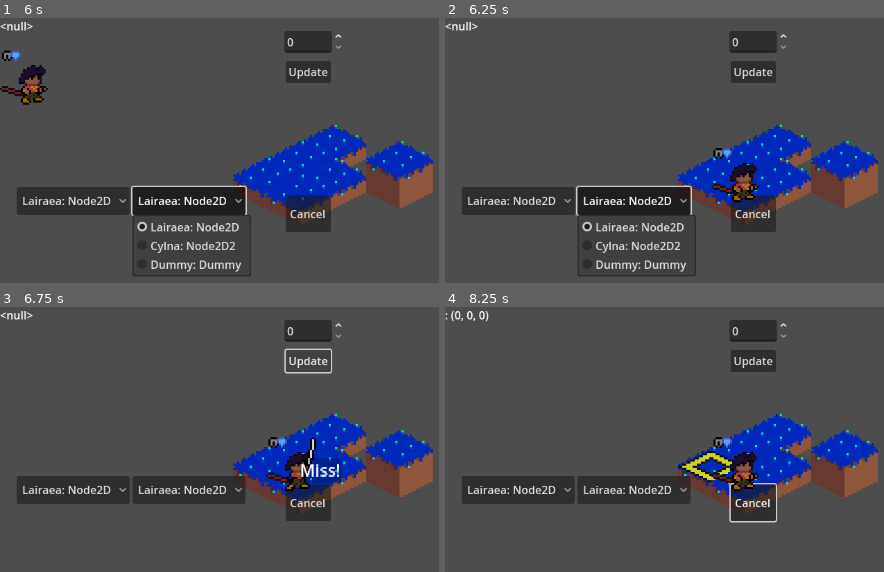
Above: before the commit, frames 1-4 (two rows, left to right).
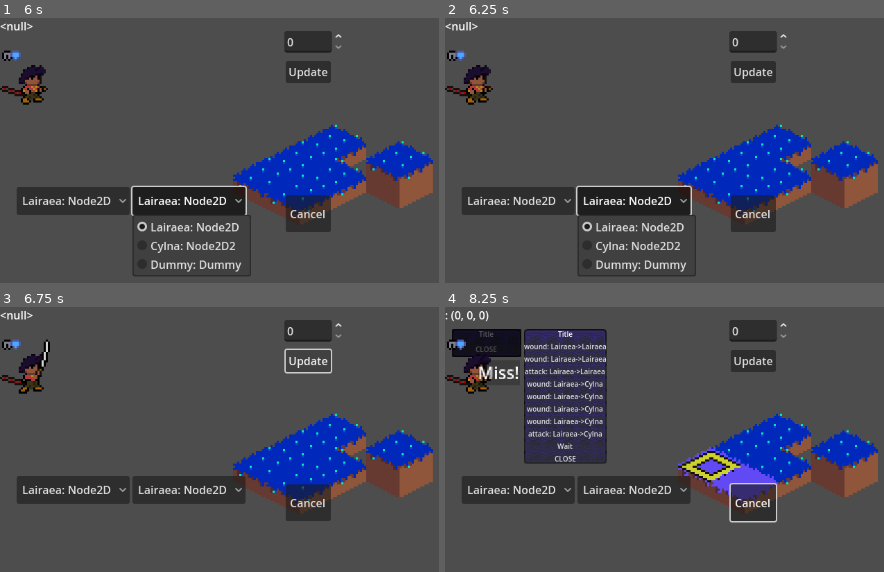
Above: after the commit, the same moments.

Repository: Puffe14/godot-breaker-srpg
Game: Godot game, scene res://main_menu.tscn
The game is run twice, just before and just after one commit, with the same random seed, the same clock (stepped at 60 frames per second) and the same inputs. The project has no main scene, so this scene is started directly.
Inputs (mouse positions are in pixels of both pictures, inside the frame that each line leads up to):
- Up to frame 1 (6 s): click "Lairaea: Node2D" at 0.5 s; click "Lairaea: Node2D" at 1.25 s; click "Update" at 2 s; click "Lairaea: Node2D" at 2.75 s; click "Lairaea: Node2D" at 3.5 s; click "Update" at 4.25 s; click "Lairaea: Node2D" at 5 s; click "Lairaea: Node2D" at 5.75 s
- Up to frame 2 (6.25 s): no input
- Up to frame 3 (6.75 s): click "Update" at 6.5 s
- Up to frame 4 (8.25 s): click "Cancel" at 7.25 s; move the mouse to (712, 466) at 8.02 s; click (712, 466) at 8.1 s

Frame 1 is identical in both runs. In frame 2, 1.9% of the frame differs, in the area x 0-72%, y 12-70%; in frame 3, 2.7%; in frame 4, 14%, in the area x 0-76%, y 8-74%.

Commit message:
Added Status armor and wound icon with placeholder system

Diff:
--- a/nodes/unit_node.tscn
+++ b/nodes/unit_node.tscn
@@ -8,10 +8,11 @@
 
 [sub_resource type="ShaderMaterial" id="ShaderMaterial_ax037"]
 
-[node name="Node2D" type="Node2D" groups=["unit"]]
+[node name="Node2D" type="Node2D" node_paths=PackedStringArray("icon_control") groups=["unit"]]
 scale = Vector2(3, 3)
 script = ExtResource("1_xinmc")
 shader = ExtResource("3_c38aa")
+icon_control = NodePath("Control")
 
 [node name="Sprite2D" type="Sprite2D" parent="."]
 texture = ExtResource("2_gax0m")
@@ -29,6 +30,7 @@
 offset_bottom = 35.666668
 script = ExtResource("3_6kcvq")
 vbox = NodePath("VBoxContainer")
+icon_rect = ExtResource("4_76tq2")
 
 [node name="VBoxContainer" type="VBoxContainer" parent="Control"]
 layout_mode = 0
--- a/resources/data/test_bow_inventory.tres
+++ b/resources/data/test_bow_inventory.tres
@@ -1,10 +1,11 @@
-[gd_resource type="Resource" script_class="Inventory" load_steps=3 format=3 uid="uid://jiw277b2evxe"]
+[gd_resource type="Resource" script_class="Inventory" load_steps=4 format=3 uid="uid://jiw277b2evxe"]
 
 [ext_resource type="Script" uid="uid://yejumcuhegph" path="res://scripts/components/items/inventory.gd" id="1_qwqpe"]
 [ext_resource type="Resource" uid="uid://cpc8l1qp52mc8" path="res://resources/data/items/test_bow.tres" id="2_qwqpe"]
+[ext_resource type="Resource" uid="uid://cakksqejd8d0q" path="res://resources/data/items/moon_helmet.tres" id="3_das56"]
 
 [resource]
 script = ExtResource("1_qwqpe")
-slots = [ExtResource("2_qwqpe"), null, null, null, null, null]
+slots = [ExtResource("2_qwqpe"), ExtResource("3_das56"), null, null, null, null]
 dontReset = true
 metadata/_custom_type_script = "uid://yejumcuhegph"
--- a/resources/data/units/test_unit_l.tres
+++ b/resources/data/units/test_unit_l.tres
@@ -1,9 +1,10 @@
-[gd_resource type="Resource" script_class="Units" load_steps=7 format=3 uid="uid://dbvi4m2ryv53"]
+[gd_resource type="Resource" script_class="Units" load_steps=8 format=3 uid="uid://dbvi4m2ryv53"]
 
 [ext_resource type="Resource" uid="uid://500bfosw668j" path="res://resources/data/characters/lairaea.tres" id="1_cjopm"]
 [ext_resource type="Script" uid="uid://0slpdtksthq2" path="res://scripts/components/units/units.gd" id="1_r305e"]
 [ext_resource type="Resource" uid="uid://jiw277b2evxe" path="res://resources/data/test_bow_inventory.tres" id="2_cjopm"]
 [ext_resource type="Script" uid="uid://cnirhagor250e" path="res://scripts/components/units/stats.gd" id="3_oacx2"]
+[ext_resource type="Script" uid="uid://dgsr38mbf7wnu" path="res://scripts/components/units/status.gd" id="5_uoguj"]
 
 [sub_resource type="Resource" id="Resource_7kfx0"]
 script = ExtResource("3_oacx2")
@@ -17,6 +18,7 @@
 script = ExtResource("1_r305e")
 character = ExtResource("1_cjopm")
 inventory = ExtResource("2_cjopm")
+wounds = Array[int]([3])
 temporaryStats = SubResource("Resource_mwni4")
 nearbyBonuses = SubResource("Resource_7kfx0")
 team = 1
--- a/scripts/components/units/units.gd
+++ b/scripts/components/units/units.gd
@@ -7,8 +7,8 @@
 
 @export var leader: Units = null
 @export var damageTaken: int = 0
-@export var wounds: Array = [] # Array[Part]
-@export var status: Array = [] # Array[Status]
+@export var wounds: Array[Constants.BodyPart] = [] # Array[Part]
+@export var status: Array[Status] = [] # Array[Status]
 @export var temporaryStats: Stats = Stats.new()
 @export var nearbyBonuses: Stats = Stats.new()
 @export var team: Team = Team.Player
--- a/scripts/ui/status_icon_display.gd
+++ b/scripts/ui/status_icon_display.gd
@@ -3,9 +3,24 @@
 @export var vbox: Container = null
 @export var icon_rect: PackedScene = null
 
-func set_icons(status_list: Array[Status]):
+func set_icons(status_list: Array):
 	for child in vbox.get_children():
 		child.queue_free()
 	for status in status_list:
 		var new_icon = icon_rect.instantiate()
 		new_icon.set_icon(status)
+		vbox.add_child(new_icon)
+
+func set_wounds(unit: Units):
+	var b_list = unit.breakableParts()
+	var w_list = unit.wounds.duplicate()
+	for status in b_list:
+		var thing = Constants.body_part_dict[status].to_lower()
+		var new_icon = icon_rect.instantiate()
+		new_icon.texture = load("res://resources/images/status/armor "+thing+".png")
+		vbox.add_child(new_icon)
+	for status in w_list:
+		var thing = Constants.body_part_dict[status].to_lower()
+		var new_icon = icon_rect.instantiate()
+		new_icon.texture = load("res://resources/images/status/wound "+thing+".png")
+		vbox.add_child(new_icon)
--- a/scripts/ui/test_menu.gd
+++ b/scripts/ui/test_menu.gd
@@ -21,6 +21,7 @@
 			current_action.move.connect(move_to_tile)
 			current_action.update.connect(update_unit_node)
 		# now play
+		await get_tree().create_timer(1).timeout
 		if current_action:
 			current_action.play()
 
--- a/scripts/ui/unit_node.gd
+++ b/scripts/ui/unit_node.gd
@@ -7,13 +7,20 @@
 @export var flip: bool = false
 var timer: Timer = Timer.new()
 var popup_text: PackedScene = preload("res://nodes/popup_text.tscn")
+var status_icon: PackedScene = preload("res://nodes/status_icon.tscn")
+@export var icon_control: Control = null
 
 func set_node(unit: Units):
 	pass
 
+func list_status_icons():
+	icon_control.set_icons(unit.status)
+	icon_control.set_wounds(unit)
+
 func on_update(delay: float, _dim: bool = false) -> void:
 	# wait for delay
 	await get_tree().create_timer(delay).timeout
+	list_status_icons()
 	# dimming
 	if _dim and unit and unit.acted:
 		dim()
